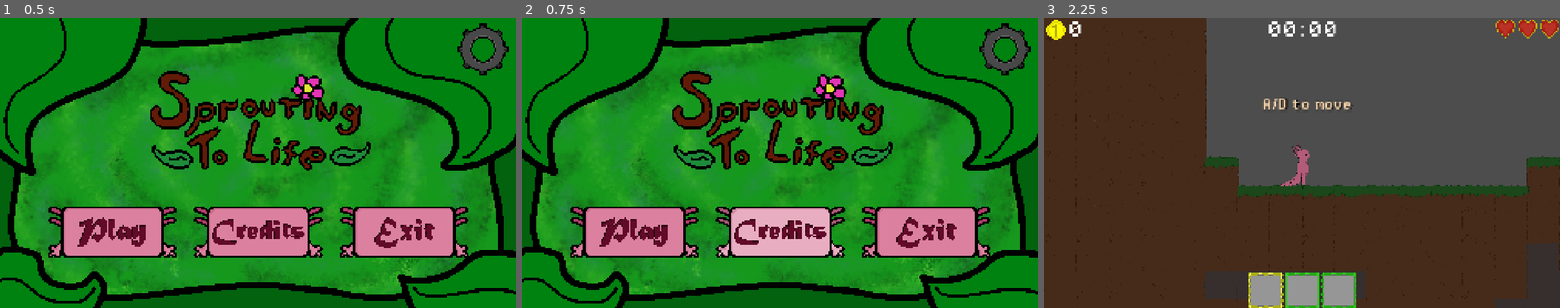
Above: before the commit, frames 1-3 (left to right).
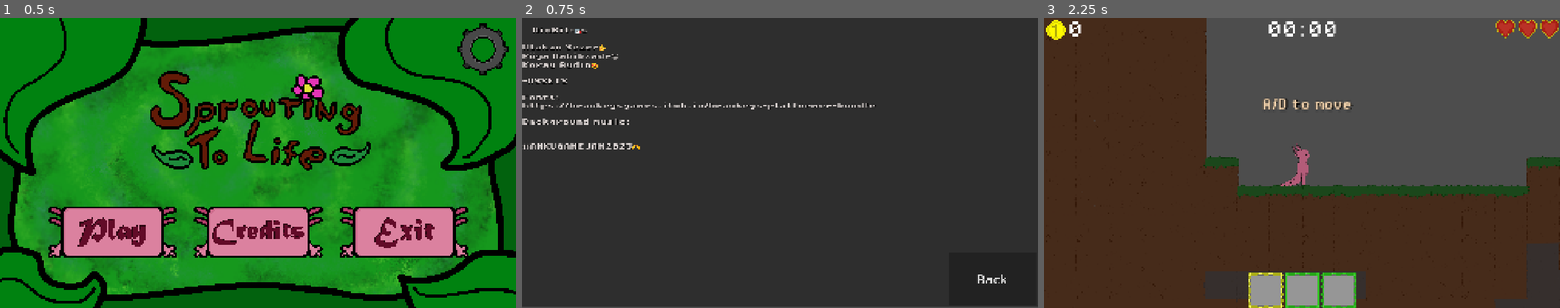
Above: after the commit, the same moments.

Repository: AzureLeaf0/GameJam
Game: Godot game, scene res://scenes/main_menu.tscn
Two runs of this game, one before a commit and one after it. Both use one fixed random seed, a clock stepped at 60 frames per second and the inputs below.
Inputs (mouse positions are in pixels of both pictures, inside the frame that each line leads up to):
- Up to frame 1 (0.5 s): no input
- Up to frame 2 (0.75 s): click (780, 232) at 0.5 s
- Up to frame 3 (2.25 s): click (1513, 279) at 1.25 s, where only the run after the commit has a clickable "Back"; click (1157, 232) at 2 s

Frame 1 is identical in both runs. In frame 2, 100% of the frame differs, in the area x 0-100%, y 0-100%; in frame 3, nothing differs.

Commit message:
credits menu

Diff:
--- /dev/null
+++ b/gamejam/scenes/credits.gd
@@ -0,0 +1,9 @@
+extends Control
+
+@onready var back_button = $Panel/BackButton
+
+func _ready():
+	back_button.pressed.connect(_on_back_pressed)
+
+func _on_back_pressed():
+	get_tree().change_scene_to_file("res://scenes/main_menu.tscn")
--- /dev/null
+++ b/gamejam/scenes/credits.tscn
@@ -0,0 +1,54 @@
+[gd_scene load_steps=3 format=3 uid="uid://03wt3xl5th5c"]
+
+[ext_resource type="Script" uid="uid://l0jtip3cwwsj" path="res://scenes/credits.gd" id="1_0bpdh"]
+[ext_resource type="FontFile" uid="uid://ds2i1a7df0x" path="res://fonts/PixelOperator8-Bold.ttf" id="2_2ckv8"]
+
+[node name="Credits" type="Control"]
+layout_mode = 3
+anchors_preset = 15
+anchor_right = 1.0
+anchor_bottom = 1.0
+grow_horizontal = 2
+grow_vertical = 2
+script = ExtResource("1_0bpdh")
+
+[node name="Panel" type="Panel" parent="."]
+layout_mode = 0
+offset_right = 1923.0
+offset_bottom = 1076.0
+
+[node name="BackButton" type="Button" parent="Panel"]
+layout_mode = 0
+offset_left = 1585.0
+offset_top = 872.0
+offset_right = 1912.0
+offset_bottom = 1069.0
+theme_override_font_sizes/font_size = 50
+text = "Back"
+
+[node name="Label" type="Label" parent="Panel"]
+layout_mode = 0
+offset_top = -3.0
+offset_right = 1928.0
+offset_bottom = 1068.0
+theme_override_colors/font_color = Color(0.839216, 0.811765, 0.803922, 1)
+theme_override_colors/font_shadow_color = Color(0, 0, 0, 1)
+theme_override_fonts/font = ExtResource("2_2ckv8")
+theme_override_font_sizes/font_size = 25
+text = "
+   AimBit𖦏🤖s
+
+Atakan Sezer🤭
+Rüya Habibzade😎
+Koray Aydın🤩
+
+-ASSETS
+
+Fonts:
+https://brackeysgames.itch.io/brackeys-platformer-bundle
+
+Background music:
+
+
+#ANKÜGAMEJAM2025🫶"
+autowrap_mode = 2
--- a/gamejam/scenes/main_menu.gd
+++ b/gamejam/scenes/main_menu.gd
@@ -21,7 +21,7 @@
 	get_tree().quit()
 
 func _on_credits_pressed():
-	print("Credits açılacak (henüz yapılmadı)")
+	get_tree().change_scene_to_file("res://scenes/credits.tscn")
 
 func _on_settings_pressed():
 	$OptionMenu.visible = !$OptionMenu.visible
Not shown, added: gamejam/Images/Ruya/Coin.png.import
Not shown, added: gamejam/Images/Ruya/Karakter walk/walk#1 (20250517060348).png.import
Not shown, added: gamejam/Images/Ruya/Karakter walk/walk#2 (20250517060410).png.import
Not shown, added: gamejam/Images/Ruya/Karakter walk/walk#3 (20250517060422).png.import
Not shown, added: gamejam/Images/Ruya/Karakter walk/walk#4 (20250517060433).png.import
Not shown, added: gamejam/Images/Ruya/Karakter walk/walk#5 (20250517060443).png.import
Not shown, added: gamejam/Images/Ruya/Karakter walk/walk#6 (20250517060454).png.import
Not shown, added: gamejam/Images/Ruya/Karakter walk/walk#7 (20250517060502).png.import
Not shown, added: gamejam/Images/Ruya/Karakter walk/walk#8 (20250517060511).png.import
Not shown, added: gamejam/scenes/credits.gd.uid
